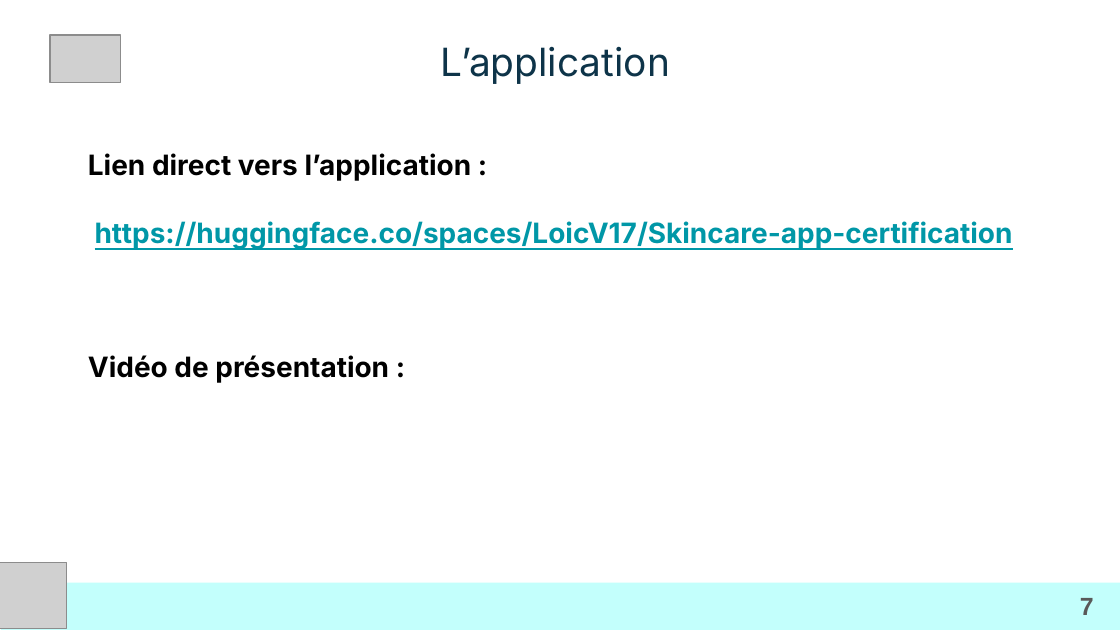
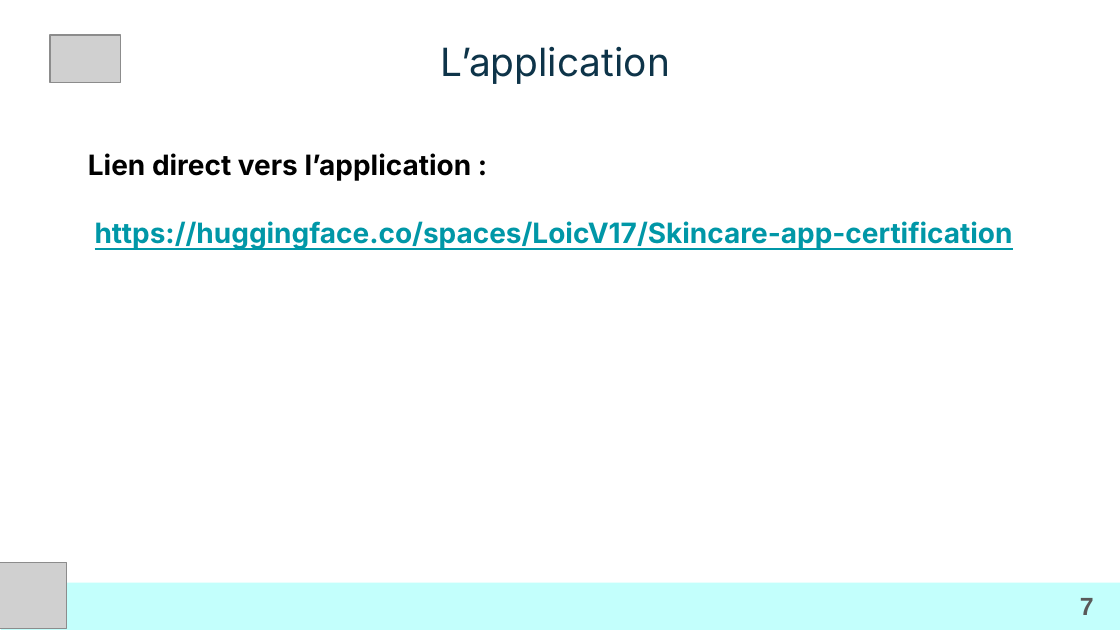
Before and after one commit to LoicV17/LoicValentini_Jedha_Certifications, a slide deck: slide 7 of CDSD_Concepteur_Developpeur_Sciences_Donnees/Presentations_certification/ppt_versions/Bloc6_CDSD_Loic_Valentini.pptx. Drawn at 1120x630 pixels with LibreOffice and Linux fonts; fonts in the diff are those of the drawing; grey boxes stand for pictures; background and template pictures are left out. Boxes give left, top, right and bottom in pixels: in the first picture for what was removed or moved away, otherwise in the second. Text is boxed around its words. In the diff, an @@ line names an element or a change of style, - is before the commit and + after.

```diff
--- a/CDSD_Concepteur_Developpeur_Sciences_Donnees/Presentations_certification/ppt_versions/Bloc6_CDSD_Loic_Valentini.pptx
+++ b/CDSD_Concepteur_Developpeur_Sciences_Donnees/Presentations_certification/ppt_versions/Bloc6_CDSD_Loic_Valentini.pptx
@@ title at box(88, 153, 1013, 249): text changed @@
-Lien direct vers l’application :
-https://huggingface.co/spaces/LoicV17/Skincare-app-certification
-Vidéo de présentation :
+Lien direct vers l’application :
+https://huggingface.co/spaces/LoicV17/Skincare-app-certification
```
Also in this commit, not shown: 5 other files.
